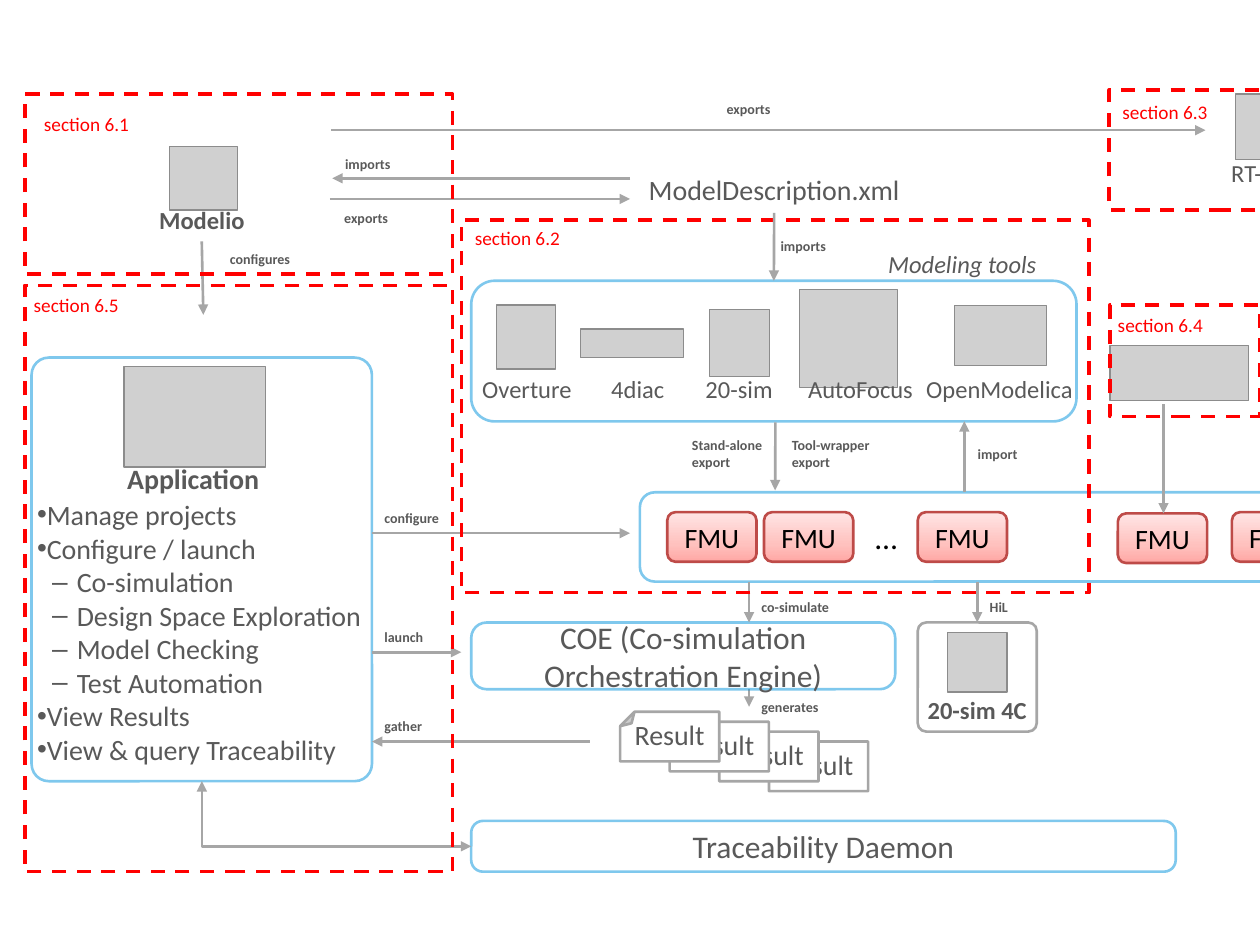
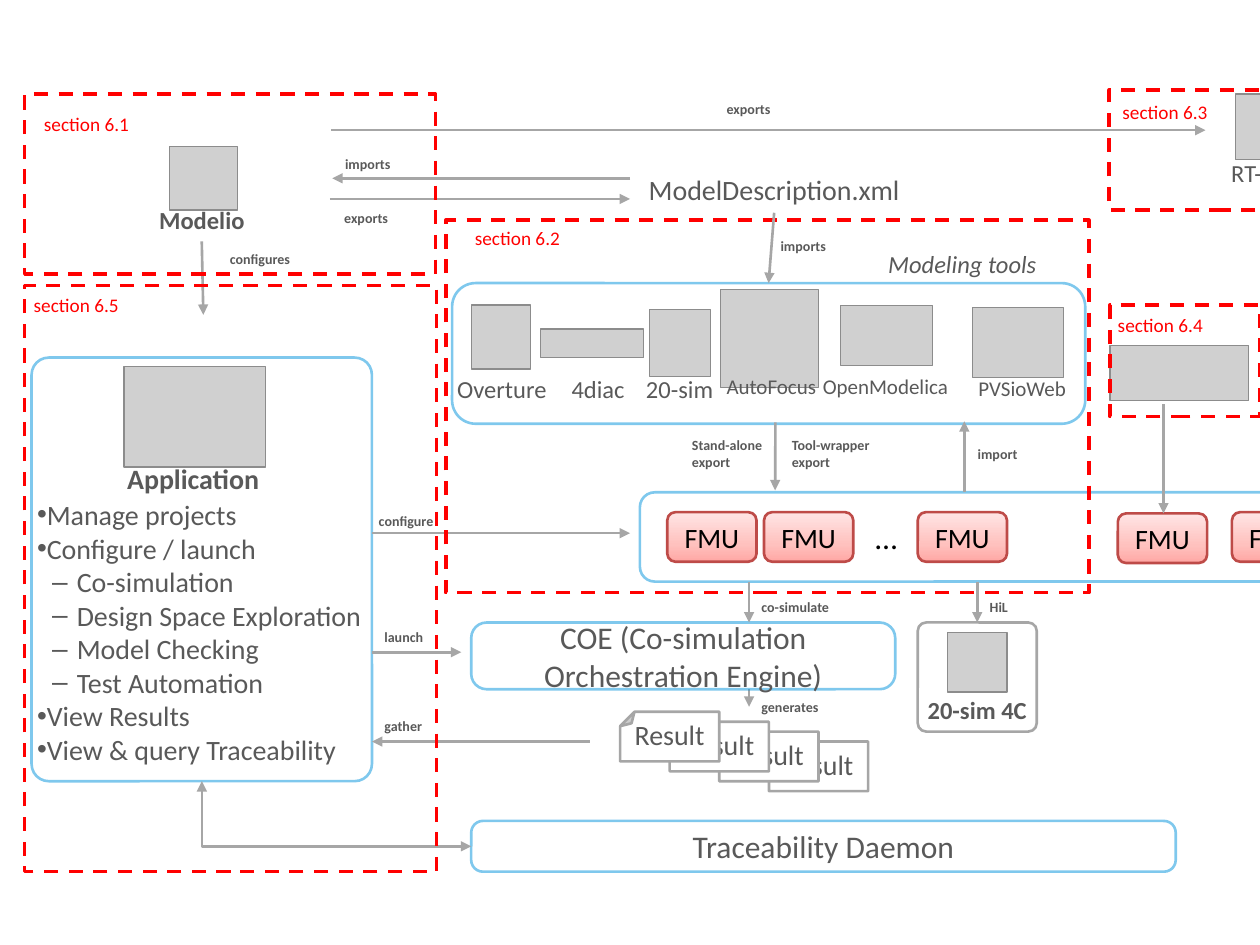
Before and after one commit to INTO-CPS-Association/Documentation, a slide deck: slide 1 of manifesto/figures/fig_toolchain.pptx. Drawn at 1260x945 pixels with LibreOffice and Linux fonts; fonts in the diff are those of the drawing; grey boxes stand for pictures. Boxes give left, top, right and bottom in pixels: in the first picture for what was removed or moved away, otherwise in the second. Text is boxed around its words. In the diff, an @@ line names an element or a change of style, - is before the commit and + after.

Commit message:
Initial add of PVSio

```diff
--- a/manifesto/figures/fig_toolchain.pptx
+++ b/manifesto/figures/fig_toolchain.pptx
@@ rectangle: place and size @@
-rectangle at (25,94,454,275)
+rectangle at (25,94,436,275)
@@ rectangle: place and size @@
-rectangle at (461,220,1089,593)
+rectangle at (446,220,1089,593)
@@ arrow moved from (774, 213) - (774, 281) to (774, 213) - (769, 284) @@
@@ rectangle: place and size @@
-rectangle at (25,286,454,872)
+rectangle at (25,286,437,872)
@@ rounded rectangle: place and size @@
-rounded rectangle at (471,281,1076,422)
+rounded rectangle at (452,284,1085,425)
@@ picture: place and size @@
-picture at (800,290,898,388)
+picture at (721,290,819,388)
@@ picture: place and size @@
-picture at (496,305,556,369)
+picture at (471,305,530,369)
@@ picture: place and size @@
-picture at (581,329,684,358)
+picture at (541,329,644,358)
@@ picture: place and size @@
-picture at (709,310,770,377)
+picture at (650,310,711,377)
@@ picture: place and size @@
-picture at (955,305,1047,365)
+picture at (840,305,932,365)
@@ picture added at (973,307,1063,378) @@
@@ text "Overture": place and size @@
-text "Overture" at (482,382,571,398)
+text "Overture" at (457,382,546,398)
@@ text "4diac": place and size @@
-text "4diac" at (611,381,664,398)
+text "4diac" at (572,381,625,398)
@@ text "20-sim": place and size @@
-text "20-sim" at (705,381,772,398)
+text "20-sim" at (646,381,713,398)
@@ text "AutoFocus": place and size @@
-text "AutoFocus" at (808,378,913,404)
+text "AutoFocus" at (727,380,816,401)
@@ text "AutoFocus" at (727,380,816,401): size 14 to 12 pt @@
@@ text "OpenModelica" at (823,379,948,398): size 14 to 12 pt @@
@@ text "OpenModelica": place and size @@
-text "OpenModelica" at (926,381,1072,402)
+text "OpenModelica" at (823,379,948,398)
@@ text added at (978,381,1065,396), 12 pt, text #595959 @@
+PVSioWeb
@@ text "configure": place and size @@
-text "configure" at (384,513,439,526)
+text "configure" at (379,516,434,529)
```
Also in this commit, not shown: 4 other files.
